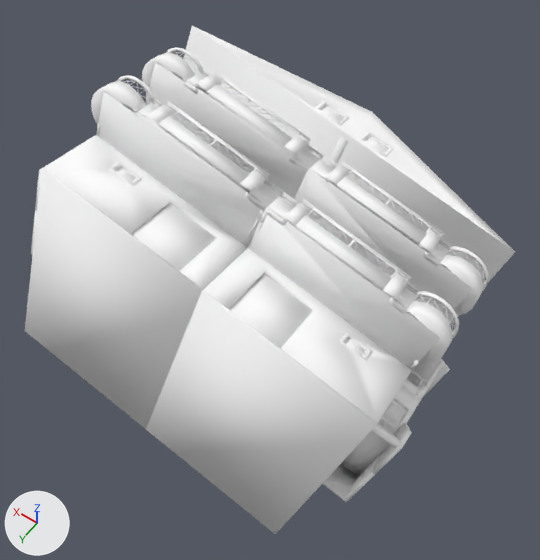
Two versions of the OBJ model Outliers_Removed0/Apartment/D00156.obj, one commit apart.
Both versions are drawn from a 50 mm camera at (-1.09, 1.5, 2.35) aimed at (-0.038, 0.026, 0.034). Lighting does not change. The marker at lower left points along +X, +Y and +Z. Where no turn or scale is listed for an object, it has been applied to the vertices. Vertices at the same position are counted once.

The older version as bpy lines, for what is in view:
```python
mat_material_0 = principled_material('material_0')
mat_material_0.base_color = (1.0, 1.0, 1.0)  # white #ffffff
mat_material_0.roughness = 1.0
me_d00156 = bpy.data.meshes.new('D00156')
me_d00156.from_pydata(...)  # 11745 vertices, 19212 faces; spans x -0.82..0.88, y -0.57..0.67, z -0.74..0.84
me_d00156.materials.append(mat_material_0)  # white #ffffff
ob_d00156 = bpy.data.objects.new('D00156', me_d00156)
ob_d00156.location = (0.0, 0.0, 0.0)
```
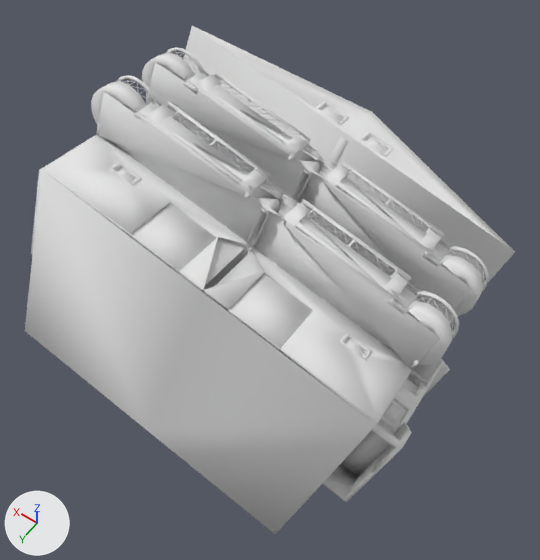
Location of each change, [x1, y1, x2, y2] in pixels of the pictures (540 x 560 px):
'D00156', recoloured, reshaped
    both: [25, 26, 515, 534]
part 1 of me_d00156, cut back
    before: [31, 59, 485, 534]
    after: [258, 152, 466, 357]

The edits, one by one:
Material 'material_0' (mat_material_0) changes colour from white #ffffff to white #e7e7e7; in linear values from (1.0, 1.0, 1.0) to (0.8, 0.8, 0.8).
me_d00156 is used by ob_d00156; location (0.0, 0.0, 0.0).
me_d00156 had 11745 vertices, 19212 faces and spanned x -0.82..0.88, y -0.57..0.67, z -0.74..0.84.
me_d00156 now has 11113 vertices, 17943 faces and spans x -0.82..0.88, y -0.57..0.67, z -0.74..0.84.
me_d00156 part 1: 35 vertices moved within x -0.8..0.79, y -0.37..0.32, z -0.64..0.81; 624 vertices removed from x -0.8..0.84, y -0.54..0.66, z -0.65..0.81.
